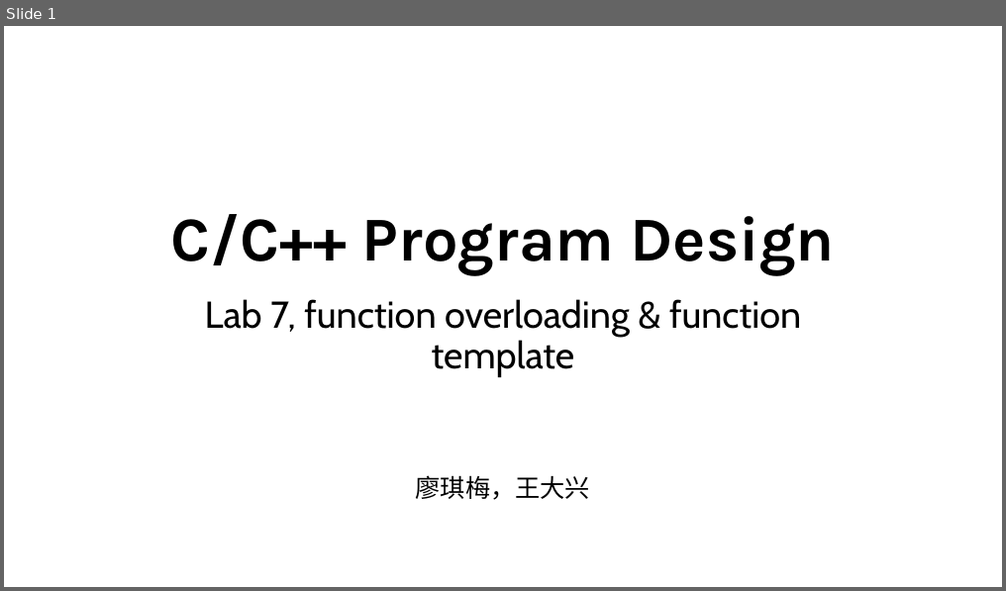
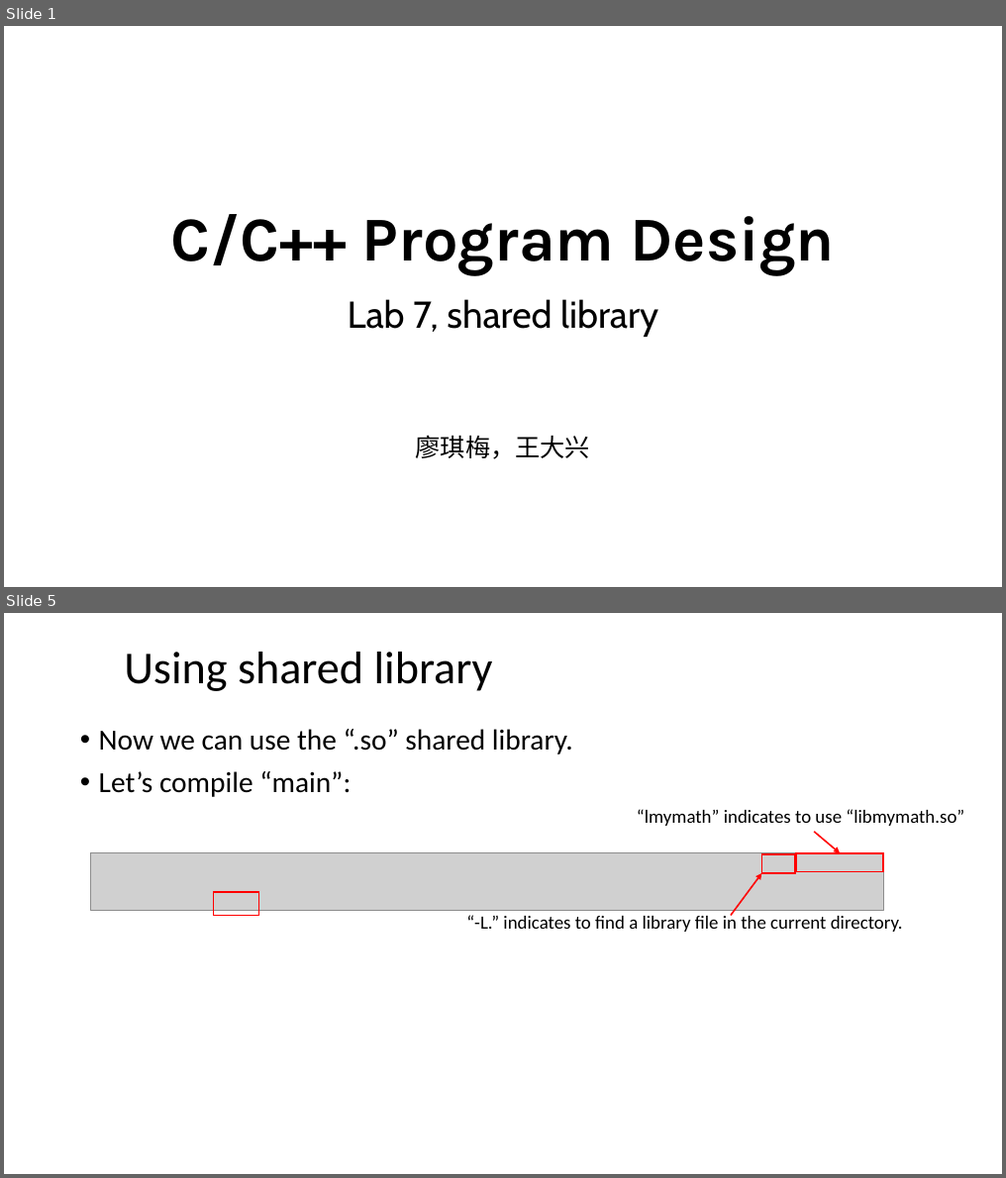
Before and after one commit to ShiqiYu/CPP, a slide deck: week07/Lab07.pptx. Shown one above the other, each under a label of ours: slide 1 before the commit, slides 1 and 5 after it; the slides between them are not shown. The pictures are 1006x591 and 1006x1178 pixels, drawn with LibreOffice and Linux fonts; fonts in the diff are those of the drawing; grey boxes stand for pictures; background and template pictures are left out. Boxes give left, top, right and bottom in pixels: in the first picture for what was removed or moved away, otherwise in the second. Text is boxed around its words. In the diff, an @@ line names an element or a change of style, - is before the commit and + after.

```diff
--- a/week07/Lab07.pptx
+++ b/week07/Lab07.pptx
@@ slide 5 added at [4,613,1002,1174], background #FFFFFF @@
@@ title added at [124,652,493,691], 44 pt, text #000000 @@
+Using shared library
@@ text added at [99,729,573,797], 28 pt, text #000000 @@
+• Now we can use the “.so” shared library.
+• Let’s compile “main”:
@@ text added at [637,809,964,826], 18 pt, text #000000 @@
+“lmymath” indicates to use “libmymath.so”
@@ arrow added from (814, 832) to (841, 854), #FF0000 1.5 pt @@
@@ picture added at [91,854,884,910] @@
@@ arrow added from (731, 916) to (761, 873), #FF0000 1.5 pt @@
@@ rectangle added at [761,855,795,873], outline #FF0000 1.5 pt @@
@@ rectangle added at [796,854,884,872], outline #FF0000 1.5 pt @@
@@ rectangle added at [214,892,259,916], outline #FF0000 1.5 pt @@
@@ text added at [466,913,903,932], 18 pt, text #000000 @@
+“-L.” indicates to find a library file in the current directory.
@@ slide 1 changed as well @@
@@ subtitle at [348,299,658,337]: text changed @@
-Lab 7, function overloading & function template
+Lab 7, shared library
```
Also in this commit, not shown: 3 other slides changed, 6 other slides added, 17 slides removed, 5 other files.
